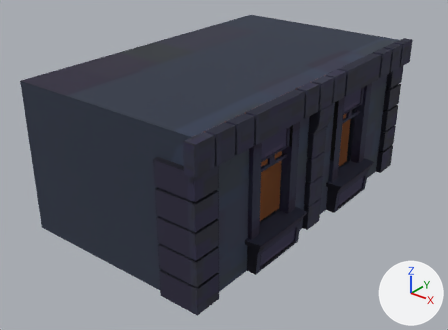
The FBX model Grp 1 Ctrl Alt/Assets/3d assets/Batiment 1/Batiment1_1etage.fbx as it was, and as the next commit left it.
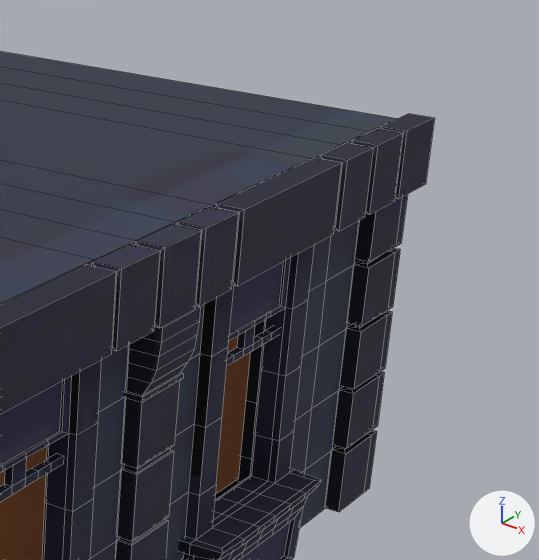
Old and new are each drawn whole from a 50 mm camera at (7.32, -9.33, 6.42) aimed at (0.09, -0.3, 0.82) and again close up on the part from 59% to 100% of the width and 0% to 57% of the height. Lighting does not change. The marker at lower right points along +X, +Y and +Z. The close-ups show mesh edges as thin lines. Where no turn or scale is listed for an object, it has been applied to the vertices.
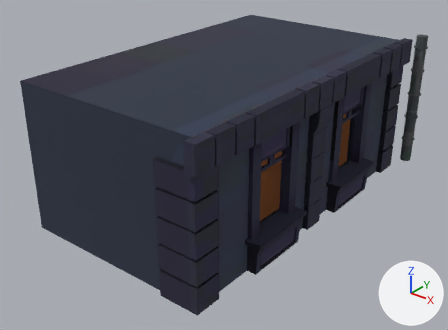
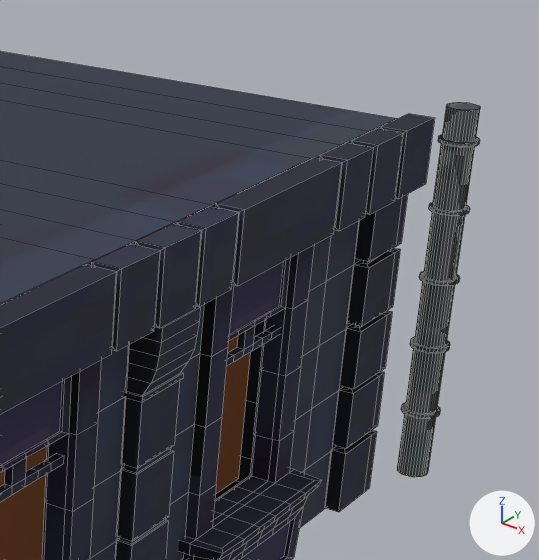
The newer file is also turned or shifted as a whole; pictures and numbers use the older file's frame.

Diff of the bpy script that builds the scene:
```diff
--- a/Grp 1 Ctrl Alt/Assets/3d assets/Batiment 1/Batiment1_1etage.fbx.py
+++ b/Grp 1 Ctrl Alt/Assets/3d assets/Batiment 1/Batiment1_1etage.fbx.py
@@ mat_material_002 @@
+mat_material_002 = principled_material('Material.002')
+mat_material_002.texture = img_bat1_1eretage_uv_png
+mat_material_002.roughness = 0.973
@@ me_cube_005 @@
 # used by ob_cube_005; location = (0.0, -0.009, -0.005)
-me_cube_005.from_pydata(...)  # 1228 vertices, 1135 faces; spans x -2.0..2.33, y -3.58..3.6, z 0.0..3.0
-me_cube_005.materials.append(mat_1eretage)  # picture img_bat1_1eretage_uv_png
+me_cube_005.from_pydata(...)  # 1932 vertices, 1808 faces; spans x -2.0..2.43, y -3.58..4.07, z 0.0..3.04
+# me_cube_005 part 1: a new loose piece of 704 vertices spanning x 2.14..2.43, y 3.77..4.07, z 0.06..3.04, in mat_material_002 (picture img_bat1_1eretage_uv_png)
+me_cube_005.materials.append(mat_material_002)  # picture img_bat1_1eretage_uv_png
```

Changed parts and their boxes [x1, y1, x2, y2] in the close-ups (539 x 560 px):
'Cube.005', reshaped: before [0, 51, 434, 560]; after [0, 51, 480, 560]
part 1 of me_cube_005, added: after [397, 102, 480, 477]
